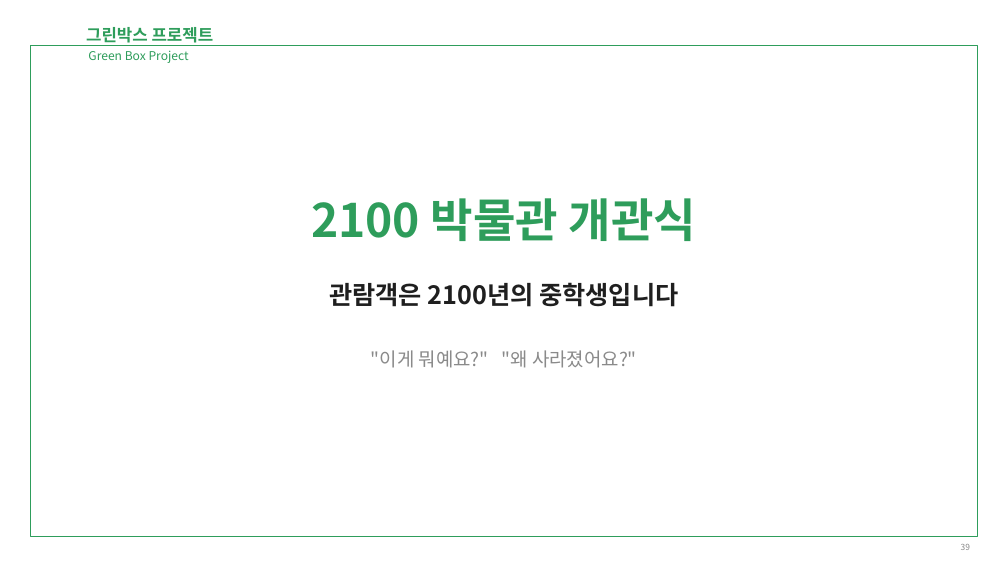
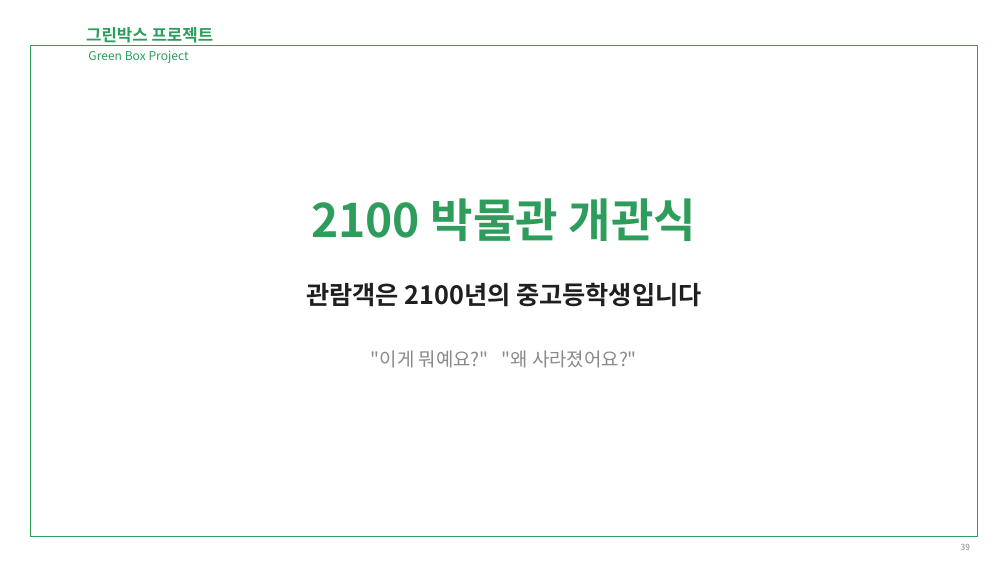
Before and after one commit to joyhanju/joyhanju.github.io, a slide deck: slide 39 of materials/green-box-project/그린박스프로젝트_수업PPT.pptx. Drawn at 1008x567 pixels with LibreOffice and Linux fonts; fonts in the diff are those of the drawing; background and template pictures are left out. Boxes give left, top, right and bottom in pixels: in the first picture for what was removed or moved away, otherwise in the second. Text is boxed around its words. In the diff, an @@ line names an element or a change of style, - is before the commit and + after.

```diff
--- a/materials/green-box-project/그린박스프로젝트_수업PPT.pptx
+++ b/materials/green-box-project/그린박스프로젝트_수업PPT.pptx
@@ text at [306,282,702,307]: text changed @@
-관람객은 2100년의 중학생입니다
+관람객은 2100년의 중고등학생입니다
```
